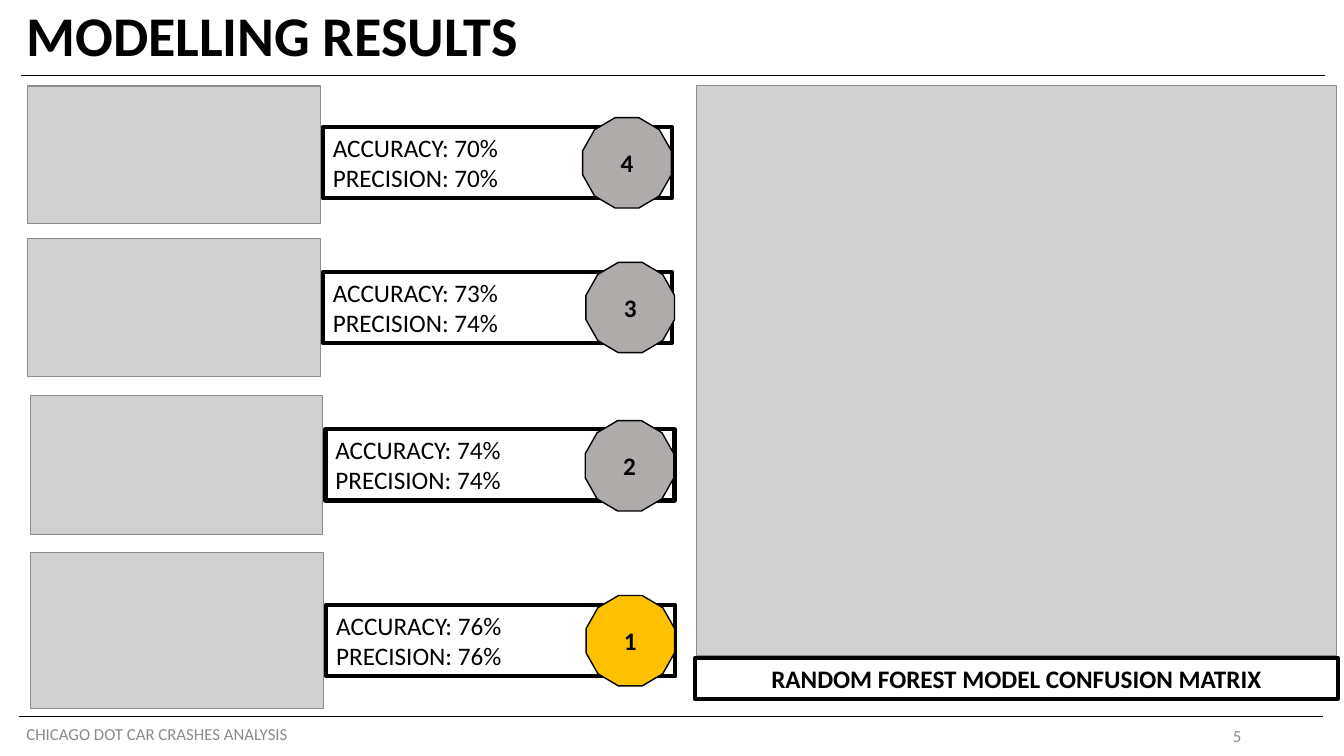
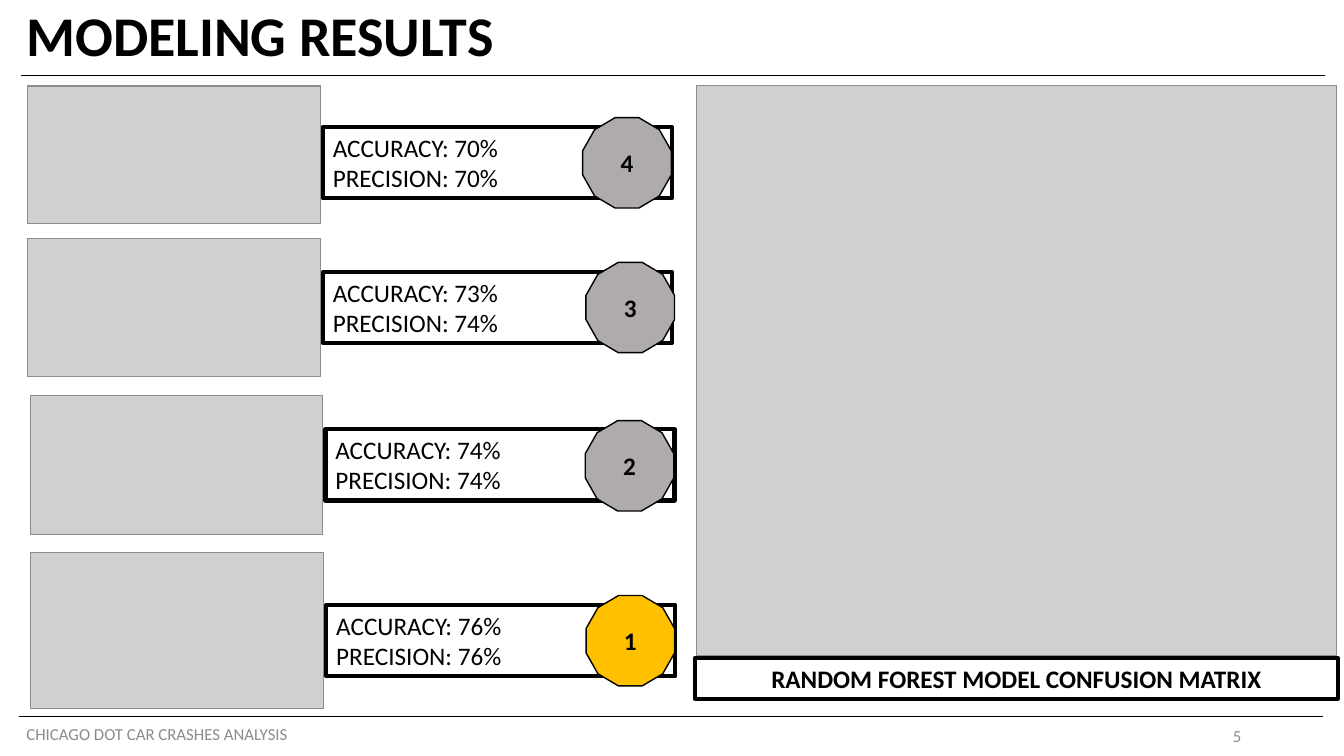
Before and after one commit to shayanabdulkarimkhan/chicago-car-crashes-analysis, a slide deck: slide 5 of Stakeholder Presentation.pptx. Drawn at 1344x756 pixels with LibreOffice and Linux fonts; fonts in the diff are those of the drawing; grey boxes stand for pictures. Boxes give left, top, right and bottom in pixels: in the first picture for what was removed or moved away, otherwise in the second. Text is boxed around its words. In the diff, an @@ line names an element or a change of style, - is before the commit and + after.

```diff
--- a/Stakeholder Presentation.pptx
+++ b/Stakeholder Presentation.pptx
@@ title at bbox=[26, 19, 494, 57]: text changed @@
-MODELLING RESULTS
+MODELING RESULTS
```
Also in this commit, not shown: 3 other slides changed, 3 slides added, 22 other files.
